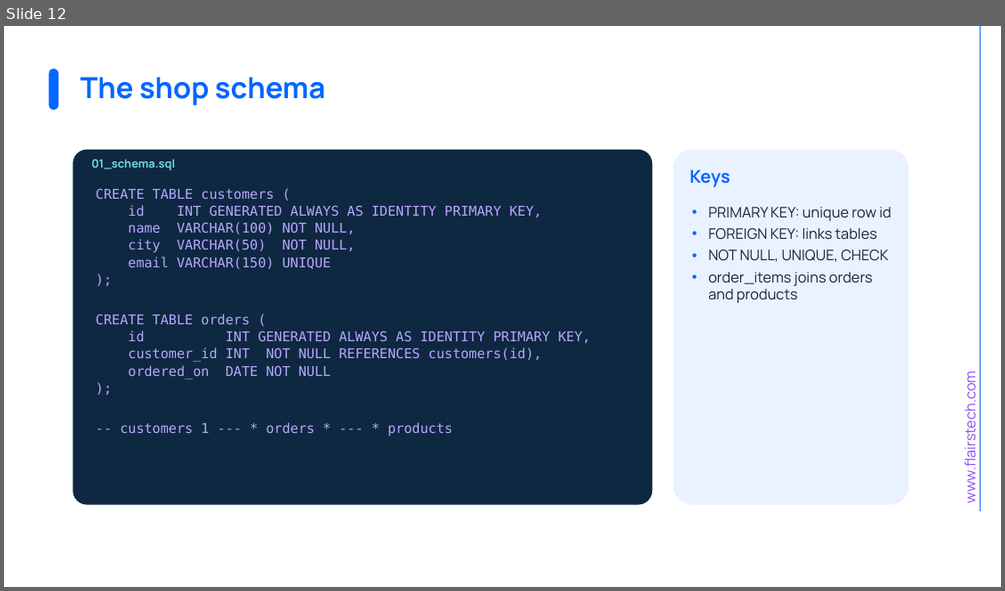
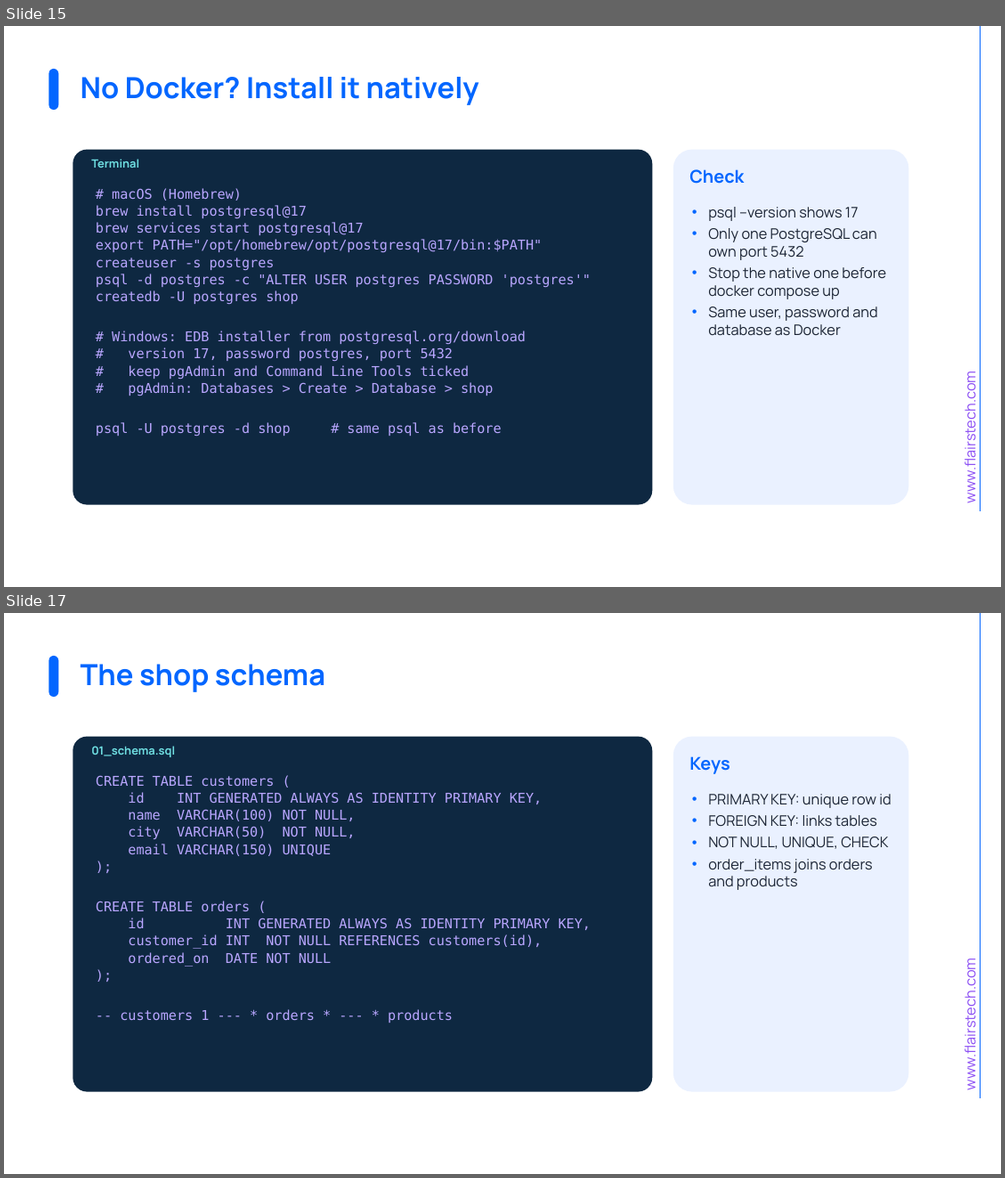
Before and after one commit to muhammedkamal/java-spring-bootcamp, a slide deck: files/Session08_HTTP_REST_and_SQL.pptx. Shown one above the other, each under a label of ours: slide 12 before the commit, slides 15 and 17 after it; the slides between them are not shown. The pictures are 1005x591 and 1005x1178 pixels, drawn with LibreOffice and Linux fonts; fonts in the diff are those of the drawing; background and template pictures are left out. Boxes give left, top, right and bottom in pixels: in the first picture for what was removed or moved away, otherwise in the second. Text is boxed around its words. In the diff, an @@ line names an element or a change of style, - is before the commit and + after.

Commit message:
Add Session 8 Postman demo collection, PostgreSQL setup slides and web DB tools
- Postman collection for HttpBasics (local) and JSONPlaceholder, with status tests
- HttpBasics: serve mode for Postman and a 400 for POST without a title
- compose.yaml: Adminer on 8081 and pgAdmin on 5050 with the shop server preregistered
- Deck: five slides on Docker setup, psql, web tools, native install and troubleshooting

```diff
--- a/files/Session08_HTTP_REST_and_SQL.pptx
+++ b/files/Session08_HTTP_REST_and_SQL.pptx
@@ slide 15 added at bbox=[4, 26, 1001, 587], background #FFFFFF; not listed: 2 template elements that a slide beside it also shows @@
@@ rounded rectangle added at bbox=[48, 69, 58, 110], fill #0366FF @@
@@ title added at bbox=[81, 77, 479, 105], 28 pt, text #0366FF, bold @@
+No Docker? Install it natively
@@ rounded rectangle added at bbox=[73, 150, 652, 505], fill #0E2841, 13 pt, text #B9A6FF @@
+# macOS (Homebrew)
+brew install postgresql@17
+brew services start postgresql@17
+export PATH="/opt/homebrew/opt/postgresql@17/bin:$PATH"
+createuser -s postgres
+psql -d postgres -c "ALTER USER postgres PASSWORD 'postgres'"
+createdb -U postgres shop
+# Windows: EDB installer from postgresql.org/download
+# version 17, password postgres, port 5432
+# keep pgAdmin and Command Line Tools ticked
+# pgAdmin: Databases > Create > Database > shop
+psql -U postgres -d shop # same psql as before
@@ text added at bbox=[91, 159, 139, 168], 11 pt, text #6FDFE2, bold @@
+Terminal
@@ rounded rectangle added at bbox=[673, 150, 909, 505], fill #EAF1FF @@
@@ text added at bbox=[689, 169, 744, 184], 17 pt, text #0366FF, bold @@
+Check
@@ text added at bbox=[708, 207, 886, 336], 14 pt, text #1B2433 @@
+• psql --version shows 17
+• Only one PostgreSQL can own port 5432
+• Stop the native one before docker compose up
+• Same user, password and database as Docker
@@ what was slide 12 is now slide 17 @@
```
Also in this commit, not shown: 2 slides changed, 4 other slides added, 5 other files.
